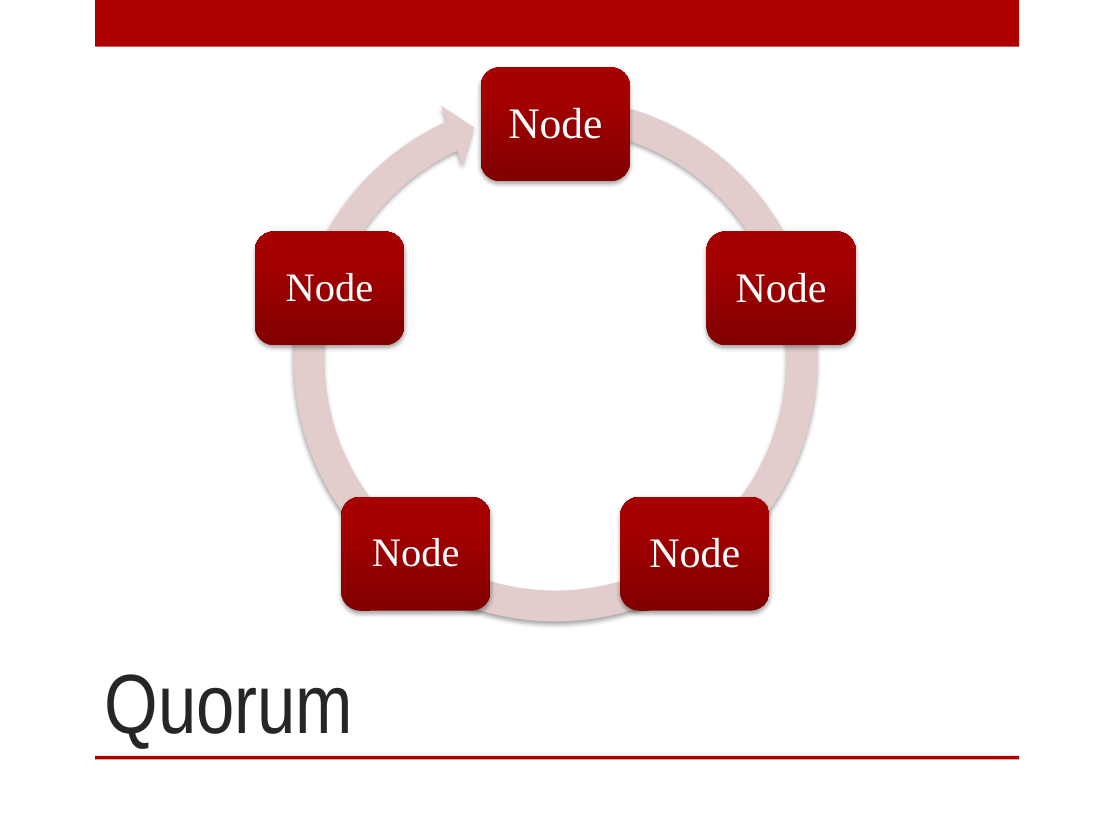
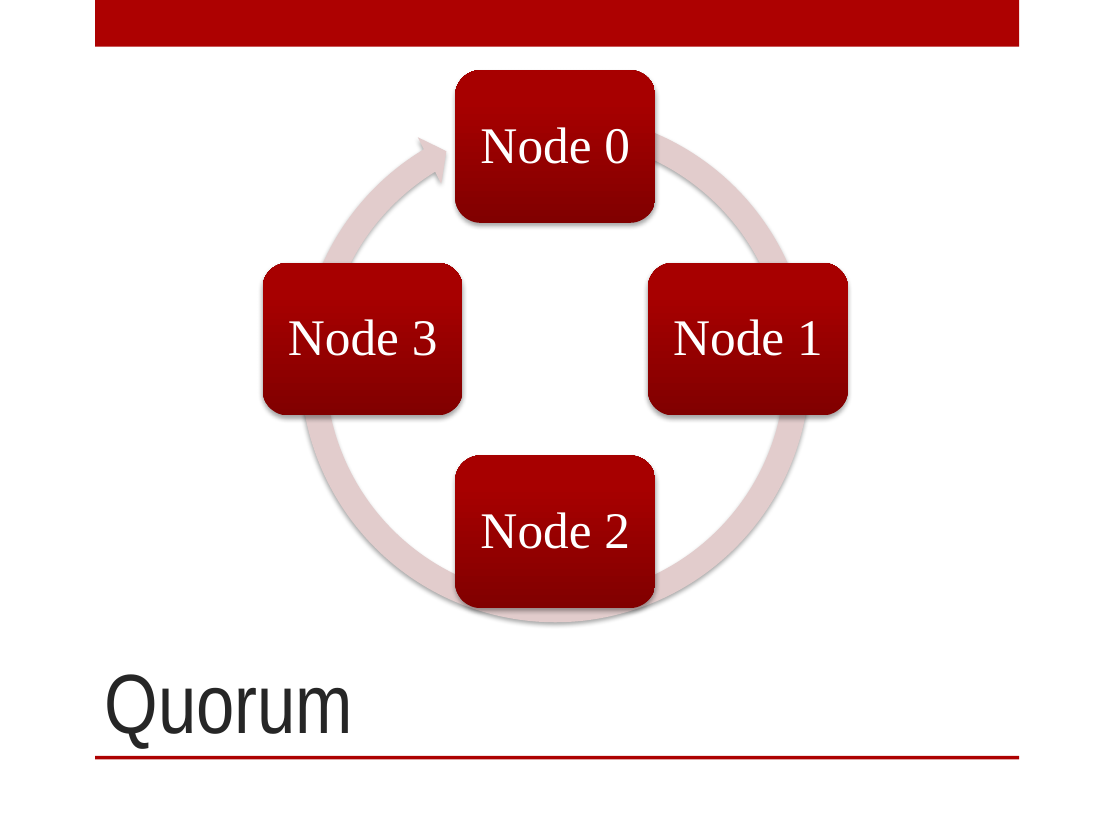
Before and after one commit to digitalBush/nosql-smackdown-talk, a slide deck: slide 34 of nosql-smackdown.pptx. Drawn at 1120x840 pixels with LibreOffice and Linux fonts; fonts in the diff are those of the drawing. Boxes give left, top, right and bottom in pixels: in the first picture for what was removed or moved away, otherwise in the second. Text is boxed around its words. In the diff, an @@ line names an element or a change of style, - is before the commit and + after.

```diff
--- a/nosql-smackdown.pptx
+++ b/nosql-smackdown.pptx
@@ rounded rectangle: place and size @@
-rounded rectangle at [480, 67, 629, 181]
+rounded rectangle at [455, 71, 655, 223]
@@ circular arrow: place and size @@
-circular arrow at [277, 82, 833, 638]
+circular arrow at [287, 100, 823, 636]
@@ circular arrow at [287, 100, 823, 636]: proportions changed @@
@@ text at [480, 127, 630, 164]: text changed; size 28 to 33 pt @@
-Node
+Node 0
@@ rounded rectangle: place and size @@
-rounded rectangle at [255, 232, 404, 346]
+rounded rectangle at [262, 263, 463, 416]
@@ rounded rectangle: place and size @@
-rounded rectangle at [707, 232, 856, 346]
+rounded rectangle at [647, 263, 848, 416]
@@ text at [288, 319, 438, 356]: text changed; size 26 to 33 pt @@
-Node
+Node 3
@@ text at [673, 319, 823, 356]: text changed; size 27 to 33 pt @@
-Node
+Node 1
@@ rounded rectangle: place and size @@
-rounded rectangle at [342, 497, 491, 612]
+rounded rectangle at [455, 456, 655, 608]
@@ rounded rectangle removed at [620, 497, 769, 612] @@
@@ text at [480, 512, 630, 549]: text changed; size 26 to 33 pt @@
-Node
+Node 2
@@ text removed at [649, 538, 740, 568] @@
-Node
```
Also in this commit, not shown: 3 other slides changed, 5 slides added, 1 slide removed.
